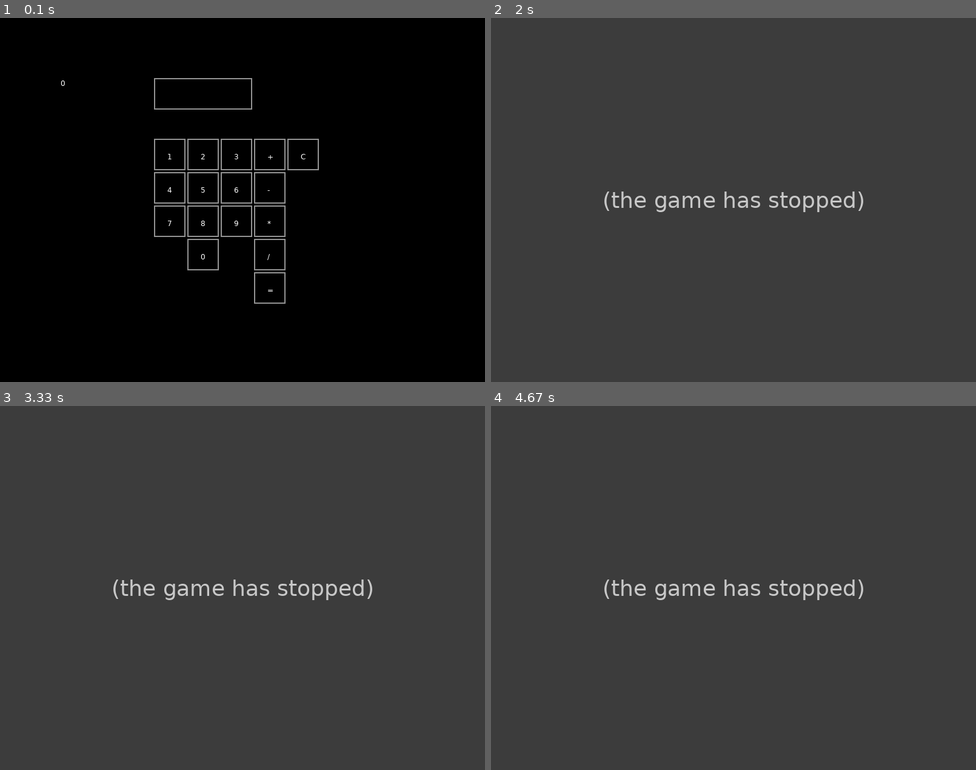
Above: before the commit, frames 1-4 (two rows, left to right).
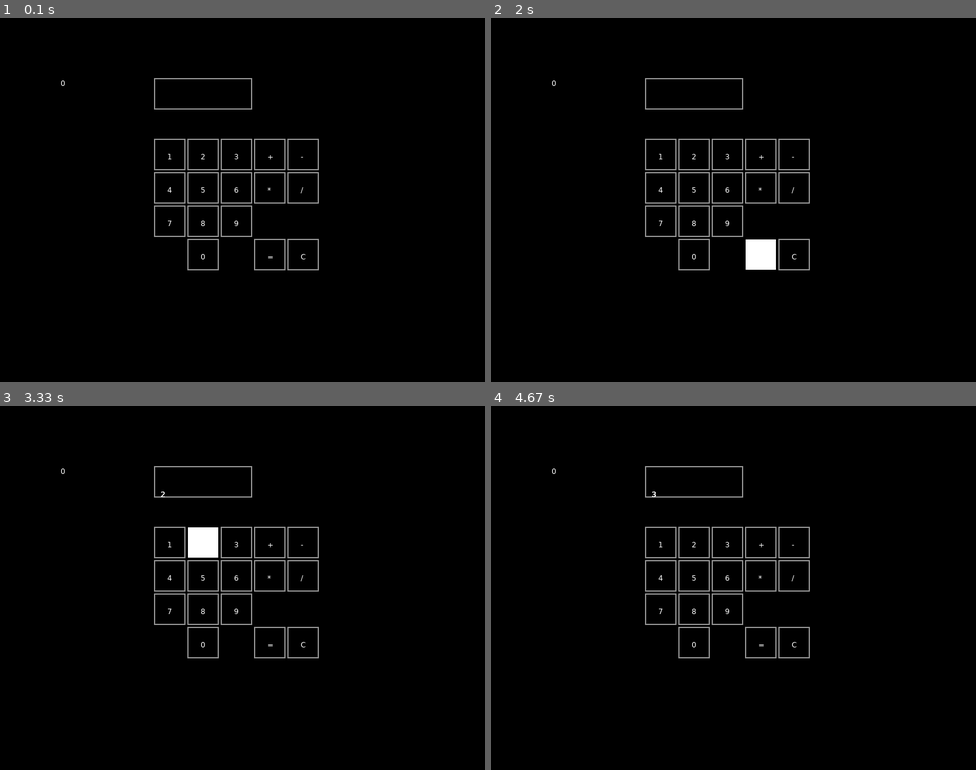
Above: after the commit, the same moments.

Repository: Oanium/Calculator
Game: LÖVE game, started from main.lua
The game is run twice, just before and just after one commit, with the same random seed, the same clock (stepped at 60 frames per second) and the same inputs.
Inputs (mouse positions are in pixels of both pictures, inside the frame that each line leads up to):
- Up to frame 1 (0.1 s): no input
- Up to frame 2 (2 s): click "0" at 0.38 s; hold Up 0.67-1.13 s; click "*" at 1.22 s; click (694, 94) at 1.55 s; click "=" at 1.88 s
- Up to frame 3 (3.33 s): click "1" at 2.22 s; click "1" at 2.55 s; click "=" at 2.88 s; click "2" at 3.22 s
- Up to frame 4 (4.67 s): click "2" at 3.55 s; click "+" at 3.88 s; click "3" at 4.22 s; click "3" at 4.55 s

The runs differ from the first frame. In frame 1, 0.4% of the frame differs, in the area x 52-66%, y 37-79%; in frame 2, 100%; in frame 3, 100%, in the area x 0-100%, y 0-100%; in frame 4, 100%.
Error before the commit: main.lua:157: attempt to perform arithmetic on global 'num1' (a nil value); the game stopped at 1.87 s (later frames are placeholders)

Commit message:
Complete functional calculator. Final design is missing.

Diff:
--- a/main.lua
+++ b/main.lua
@@ -23,11 +23,11 @@
 
     operators  = {}
     operators['+'] = ClickBox(420, 200, 50, 50, '+')
-    operators['-'] = ClickBox(420, 255, 50, 50, '-')
-    operators['*'] = ClickBox(420, 310, 50, 50, '*')
-    operators['/'] = ClickBox(420, 365, 50, 50, '/')
-    operators['='] = ClickBox(420, 365+55, 50, 50, '=')
-    operators['C'] = ClickBox(420+55, 200, 50, 50, 'C')
+    operators['-'] = ClickBox(420+55, 200, 50, 50, '-')
+    operators['*'] = ClickBox(420, 255, 50, 50, '*')
+    operators['/'] = ClickBox(420+55, 255, 50, 50, '/')
+    operators['='] = ClickBox(420, 365, 50, 50, '=')
+    operators['C'] = ClickBox(420+55, 365, 50, 50, 'C')
 
     currentPress = false
 
@@ -72,8 +72,9 @@
 
                 v.pressed = true
                 addToNumDisp = tostring(v.data)
-                table.insert(numDisplayed, addToNumDisp)
-
+                if #numDisplayed < 15 then
+                    table.insert(numDisplayed, addToNumDisp)
+                end
             end
         end
         for i, v in pairs(operators) do
@@ -86,9 +87,7 @@
                 if v.data == '+' then
                     wuhOp = '+'
 
-                    for i, v in ipairs(numDisplayed) do
-                        storeNumbers[i] = v
-                    end
+                    storeNumbers = {unpack(numDisplayed)}
 
                     for k in pairs(numDisplayed) do
                         numDisplayed[k] = nil
@@ -96,9 +95,7 @@
                 elseif v.data == '-' then
                     wuhOp = '-'
 
-                    for i, v in ipairs(numDisplayed) do
-                        storeNumbers[i] = v
-                    end
+                    storeNumbers = {unpack(numDisplayed)}
 
                     for k in pairs(numDisplayed) do
                         numDisplayed[k] = nil
@@ -106,9 +103,7 @@
                 elseif v.data == '*' then
                     wuhOp = '*'
 
-                    for i, v in ipairs(numDisplayed) do
-                        storeNumbers[i] = v
-                    end
+                    storeNumbers = {unpack(numDisplayed)}
 
                     for k in pairs(numDisplayed) do
                         numDisplayed[k] = nil
@@ -116,9 +111,7 @@
                 elseif v.data == '/' then
                     wuhOp = '/'
 
-                    for i, v in ipairs(numDisplayed) do
-                        storeNumbers[i] = v
-                    end
+                    storeNumbers = {unpack(numDisplayed)}
 
                     for k in pairs(numDisplayed) do
                         numDisplayed[k] = nil
@@ -140,8 +133,6 @@
                     end
                     num1 = tonumber(stringConc)
 
-
-
                     stringConc  = ""
                     for i,v in ipairs(storeNumbers) do
                         stringConc = stringConc .. v
@@ -150,13 +141,21 @@
 
                     numResult = 0
                         if wuhOp == '+' then
-                            numResult = num1 + num2
+                            if num1 ~= nil then
+                                numResult = num1 + num2
+                            end
                         elseif wuhOp == '-' then
-                            numResult = num2 - num1
+                            if num1 ~= nil then
+                                numResult = num2 - num1
+                            end
                         elseif wuhOp == '*' then
-                            numResult = num1 * num2
+                            if num1 ~= nil then
+                                numResult = num1 * num2
+                            end
                         elseif wuhOp == '/' then
-                            numResult = num2 / num1
+                            if num1 ~= nil then
+                                numResult = num2 / num1
+                            end
                         end
                     for k in pairs(numDisplayed) do
                         numDisplayed[k] = nil
@@ -208,8 +207,9 @@
         end
     end
 
-    love.graphics.print(numResult, 100, 100)
-
+    if numResult ~= nil then
+        love.graphics.print(numResult, 100, 100)
+    end
     for i,v in pairs(operators) do
         v:render()
     end
